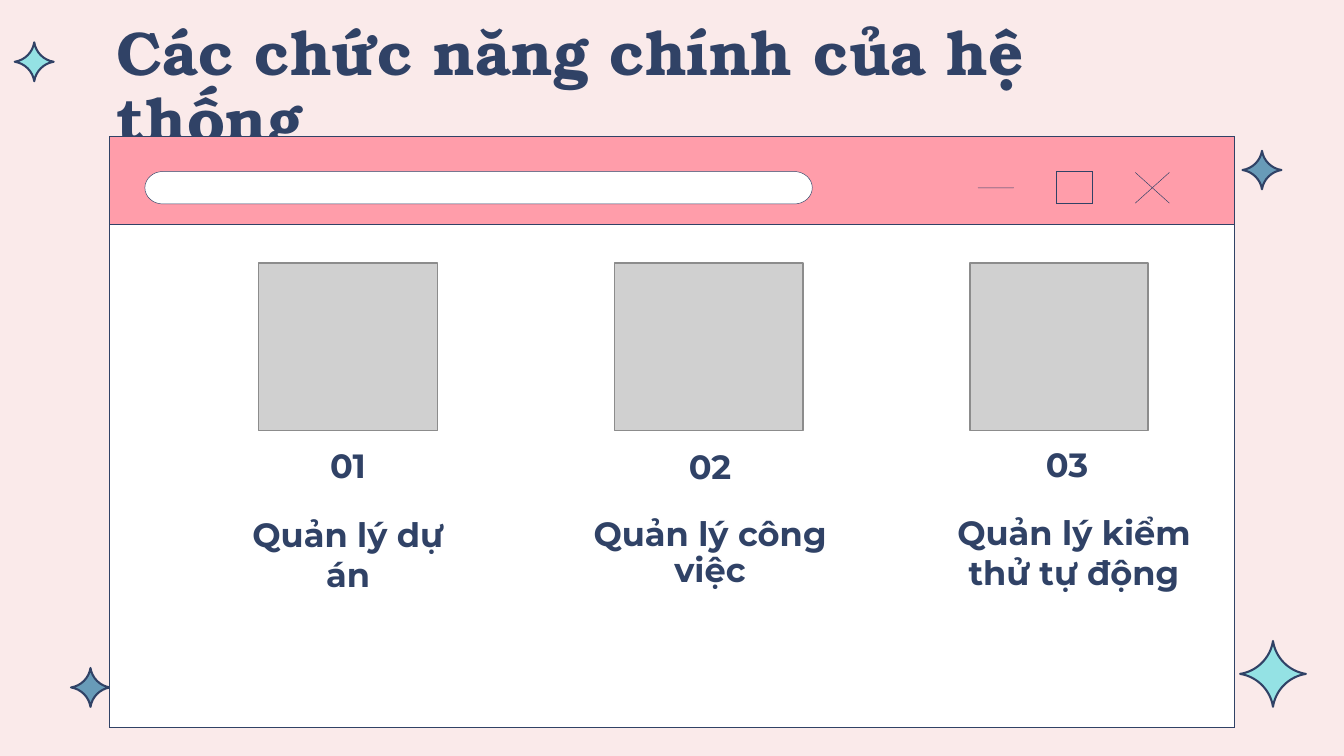
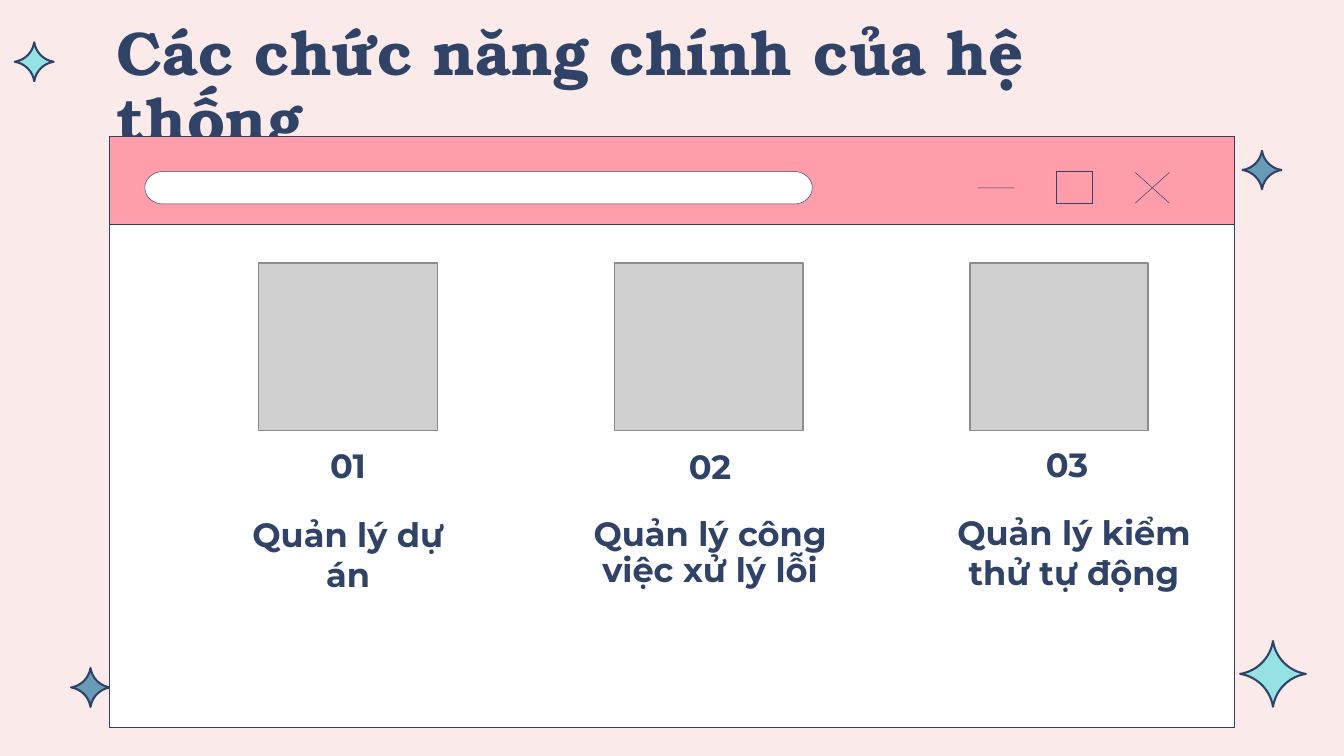
Before and after one commit to thanhhuydev77/ErrorMonitoring_Doc, a slide deck: slide 13 of Bao Cao/Slide_KLTN_17520568_17521258.pptx. Drawn at 1344x756 pixels with LibreOffice and Linux fonts; fonts in the diff are those of the drawing; grey boxes stand for pictures. Boxes give left, top, right and bottom in pixels: in the first picture for what was removed or moved away, otherwise in the second. Text is boxed around its words. In the diff, an @@ line names an element or a change of style, - is before the commit and + after.

```diff
--- a/Bao Cao/Slide_KLTN_17520568_17521258.pptx
+++ b/Bao Cao/Slide_KLTN_17520568_17521258.pptx
@@ text at (x1=594, y1=518, x2=826, y2=589): text changed @@
-Quản lý công việc
+Quản lý công việc xử lý lỗi
```
Also in this commit, not shown: 2 other slides changed, 5 slides added, 1 slide removed, 1 other file.
